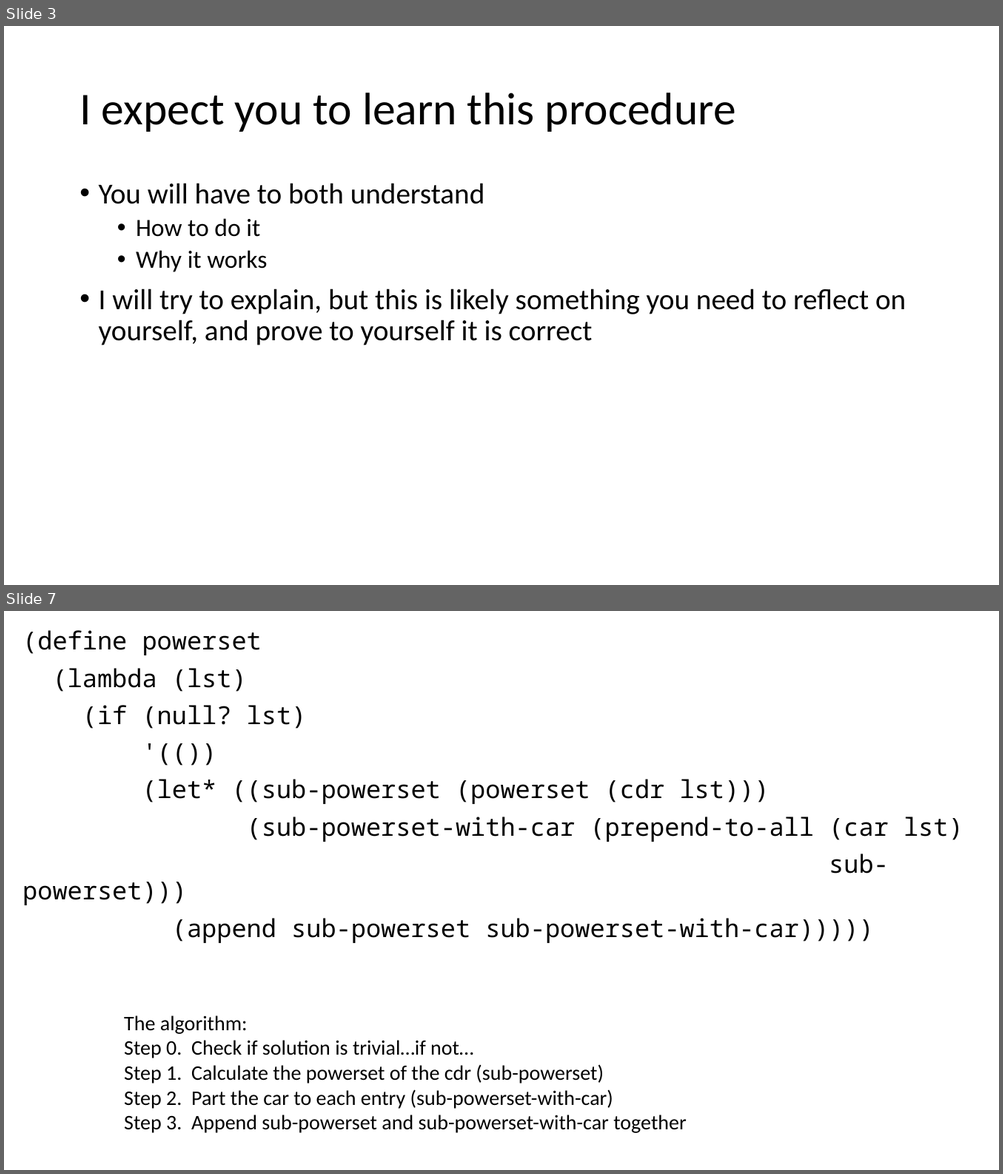
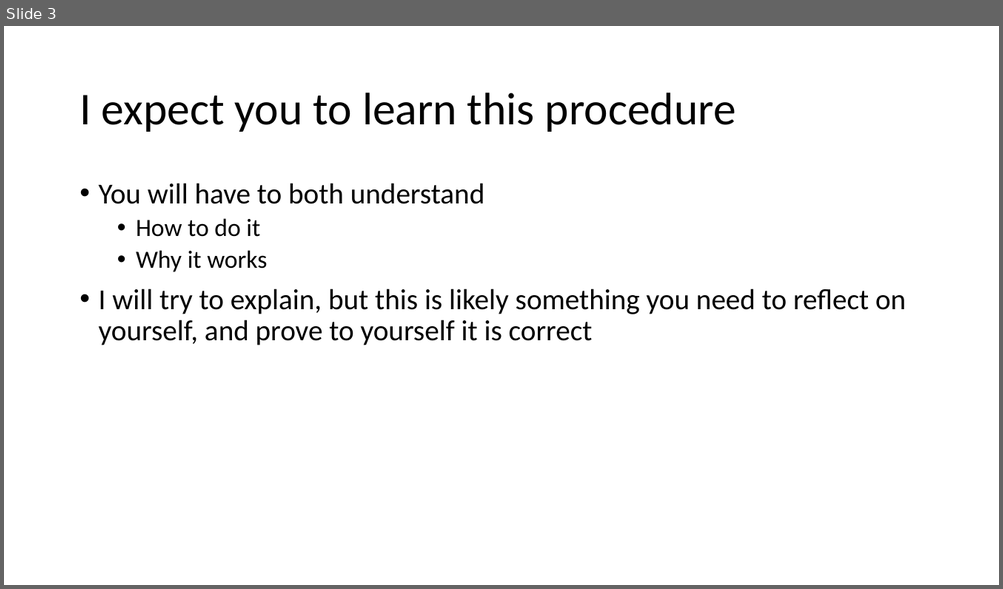
Before and after one commit to RHIT-CSSE/csse304, a slide deck: ClassMaterials/CPS/CPS intro.pptx. Shown one above the other, each under a label of ours: slides 3 and 7 before the commit, slide 3 after it; the slides between them are not shown. The pictures are 1003x1174 and 1003x589 pixels, drawn with LibreOffice and Linux fonts; fonts in the diff are those of the drawing. Boxes give left, top, right and bottom in pixels: in the first picture for what was removed or moved away, otherwise in the second. Text is boxed around its words. In the diff, an @@ line names an element or a change of style, - is before the commit and + after.

```diff
--- a/ClassMaterials/CPS/CPS intro.pptx
+++ b/ClassMaterials/CPS/CPS intro.pptx
@@ slide 7 removed at (x1=4, y1=611, x2=999, y2=1170), background #FFFFFF @@
@@ text removed at (x1=22, y1=630, x2=963, y2=943) @@
-(define powerset
-(lambda (lst)
-(if (null? lst)
-'(())
-(let* ((sub-powerset (powerset (cdr lst)))
-(sub-powerset-with-car (prepend-to-all (car lst)
-sub-powerset)))
-(append sub-powerset sub-powerset-with-car)))))
@@ text removed at (x1=124, y1=1016, x2=686, y2=1133) @@
-The algorithm:
-Step 0. Check if solution is trivial…if not…
-Step 1. Calculate the powerset of the cdr (sub-powerset)
-Step 2. Part the car to each entry (sub-powerset-with-car)
-Step 3. Append sub-powerset and sub-powerset-with-car together
```
Also in this commit, not shown: 2 slides changed, 3 slides added, 3 other slides removed, 4 other files.
